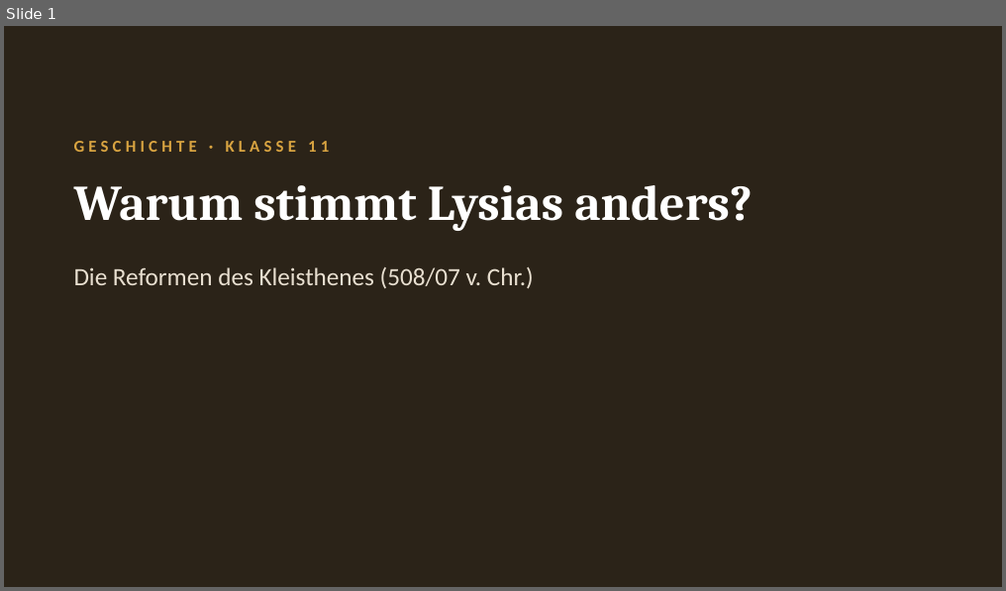
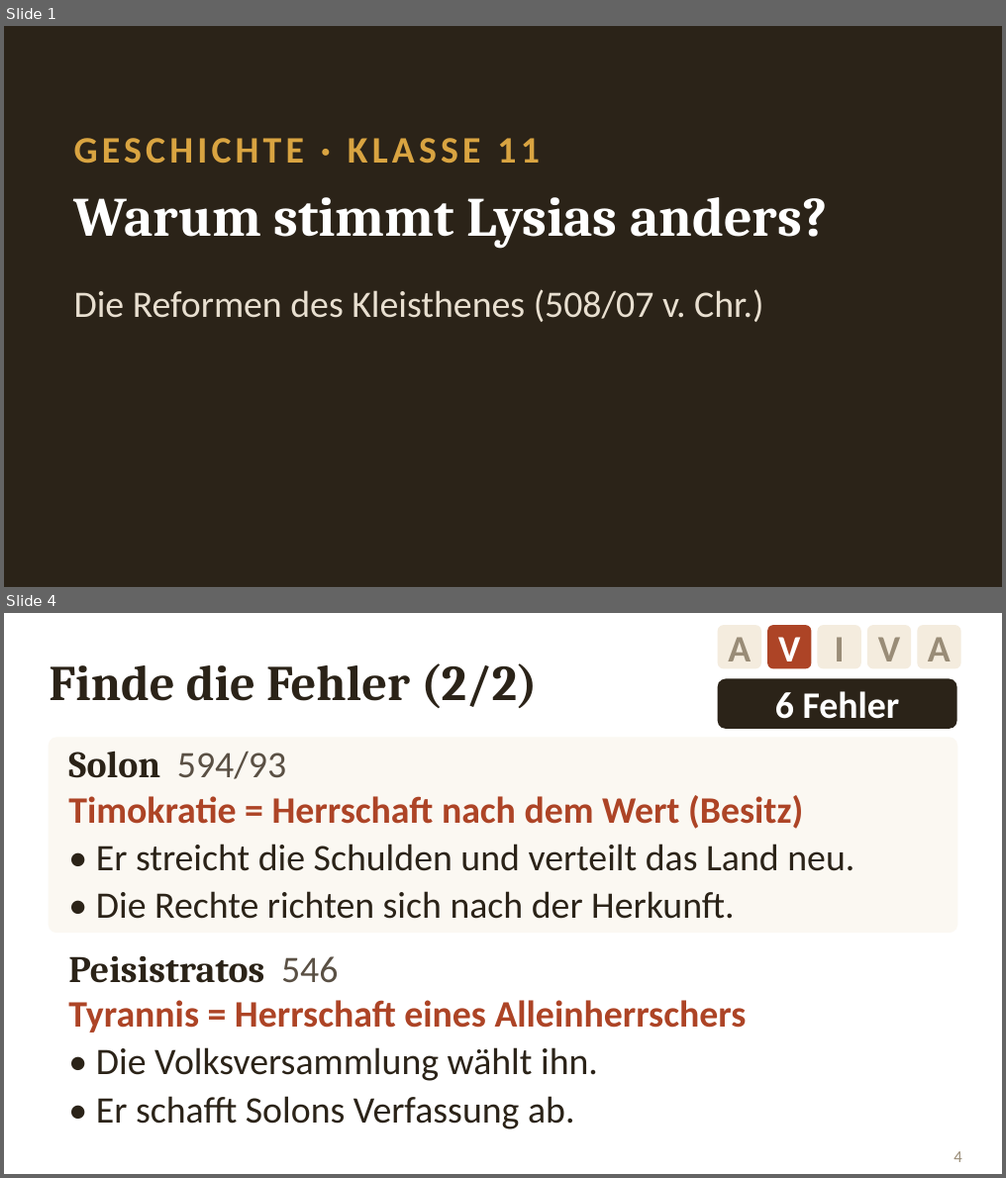
Before and after one commit to golzkonstantin-gif/Schule, a slide deck: Geschichte_11/Stunde_Kleisthenes/Folien_Kleisthenes.pptx. Shown one above the other, each under a label of ours: slide 1 before the commit, slides 1 and 4 after it; the slides between them are not shown. The pictures are 1006x591 and 1006x1178 pixels, drawn with LibreOffice and Linux fonts; fonts in the diff are those of the drawing. Boxes give left, top, right and bottom in pixels: in the first picture for what was removed or moved away, otherwise in the second. Text is boxed around its words. In the diff, an @@ line names an element or a change of style, - is before the commit and + after.

```diff
--- a/Geschichte_11/Stunde_Kleisthenes/Folien_Kleisthenes.pptx
+++ b/Geschichte_11/Stunde_Kleisthenes/Folien_Kleisthenes.pptx
@@ slide 4 added at (x1=4, y1=613, x2=1002, y2=1174), background #FFFFFF @@
@@ rounded rectangle added at (x1=718, y1=625, x2=761, y2=668), fill #F4ECDE, 27 pt, text #998C77, bold @@
+A
@@ rounded rectangle added at (x1=767, y1=625, x2=811, y2=668), fill #AD4426, 27 pt, text #FFFFFF, bold @@
+V
@@ rounded rectangle added at (x1=818, y1=625, x2=861, y2=668), fill #F4ECDE, 27 pt, text #998C77, bold @@
+I
@@ rounded rectangle added at (x1=867, y1=625, x2=911, y2=668), fill #F4ECDE, 27 pt, text #998C77, bold @@
+V
@@ rounded rectangle added at (x1=917, y1=625, x2=961, y2=668), fill #F4ECDE, 27 pt, text #998C77, bold @@
+A
@@ text added at (x1=49, y1=663, x2=538, y2=708), 36 pt, text #2B2318, bold @@
+Finde die Fehler (2/2)
@@ rounded rectangle added at (x1=718, y1=679, x2=957, y2=729), fill #2B2318, 27 pt, text #FFFFFF, bold @@
+6 Fehler
@@ rounded rectangle added at (x1=49, y1=738, x2=957, y2=933), fill #FBF8F2, outline #FBF8F2 1 pt @@
@@ text added at (x1=68, y1=751, x2=286, y2=779), 27 pt, text #5A5044 @@
+Solon 594/93
@@ text added at (x1=68, y1=795, x2=803, y2=829), 27 pt, text #AD4426, bold @@
+Timokratie = Herrschaft nach dem Wert (Besitz)
@@ text added at (x1=96, y1=844, x2=854, y2=871), 27 pt, text #2B2318 @@
+• Er streicht die Schulden und verteilt das Land neu.
@@ text added at (x1=96, y1=891, x2=735, y2=919), 27 pt, text #2B2318 @@
+• Die Rechte richten sich nach der Herkunft.
@@ rounded rectangle added at (x1=49, y1=943, x2=957, y2=1137), fill #FFFFFF, outline #FFFFFF 1 pt @@
@@ text added at (x1=68, y1=957, x2=338, y2=983), 27 pt, text #2B2318, bold @@
+Peisistratos 546
@@ text added at (x1=68, y1=1000, x2=746, y2=1033), 27 pt, text #AD4426, bold @@
+Tyrannis = Herrschaft eines Alleinherrschers
@@ text added at (x1=96, y1=1048, x2=598, y2=1081), 27 pt, text #2B2318 @@
+• Die Volksversammlung wählt ihn.
@@ text added at (x1=96, y1=1096, x2=575, y2=1130), 27 pt, text #2B2318 @@
+• Er schafft Solons Verfassung ab.
@@ page number added at (x1=953, y1=1152, x2=961, y2=1162), 12 pt, text #998C77 @@
+4
@@ slide 1 changed as well @@
@@ text "GESCHICHTE · KLASSE 11" at (x1=74, y1=138, x2=539, y2=164): size 12 to 27 pt @@
@@ text "Warum stimmt Lysias anders?" moved from (x1=74, y1=185, x2=752, y2=231) to (x1=74, y1=197, x2=827, y2=248) @@
@@ text "Warum stimmt Lysias anders?" at (x1=74, y1=197, x2=827, y2=248): size 36 to 40 pt @@
@@ text "Die Reformen des Kleisthenes (508/07 ..." moved from (x1=74, y1=268, x2=534, y2=289) to (x1=74, y1=289, x2=763, y2=322) @@
@@ text "Die Reformen des Kleisthenes (508/07 ..." at (x1=74, y1=289, x2=763, y2=322): size 18 to 27 pt @@
```
Also in this commit, not shown: 7 other slides changed, 10 other slides added, 5 slides removed, 6 other files.
